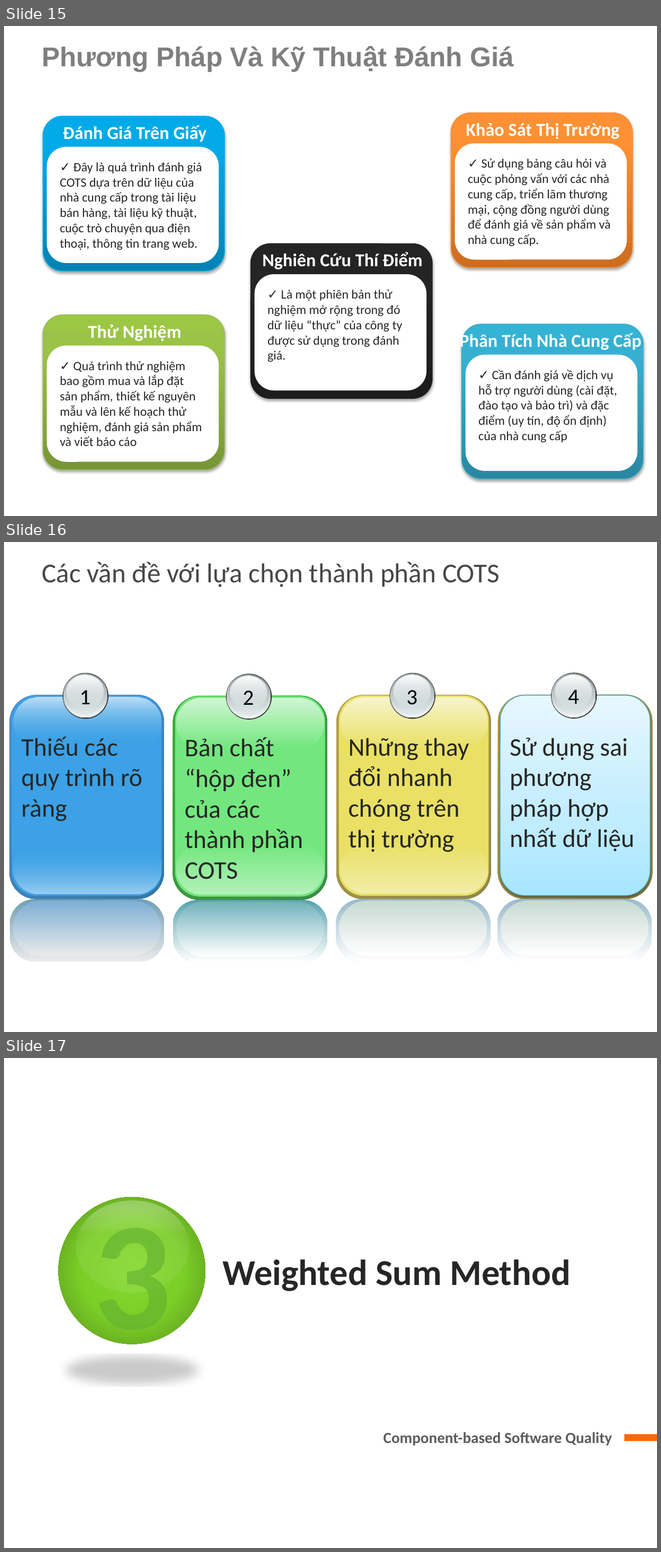
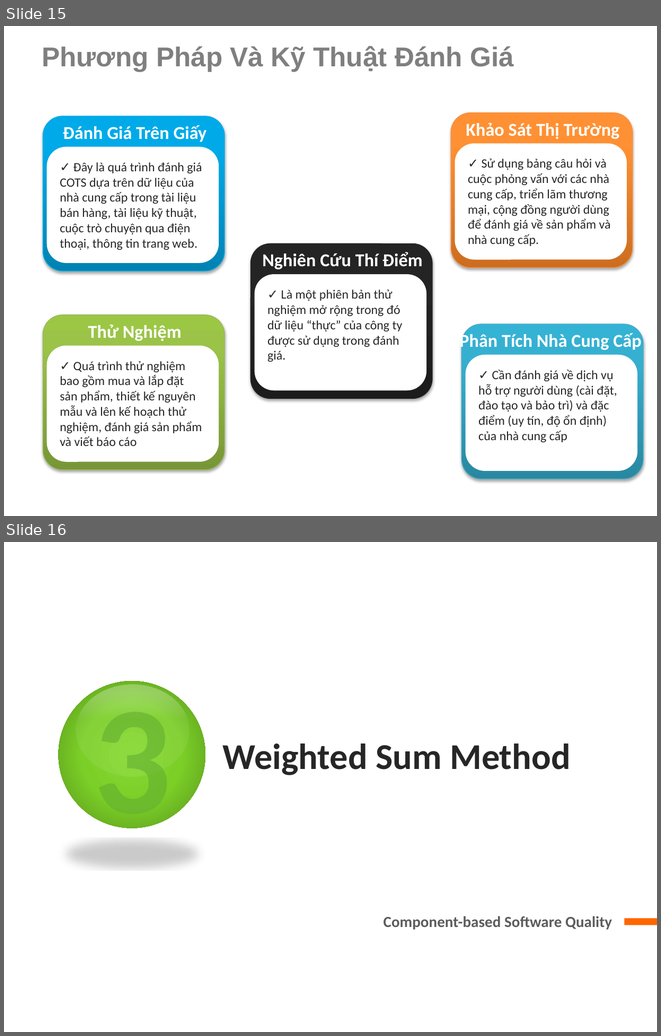
Before and after one commit to truongvanhau911995/PackHangSeo, a slide deck: slide_mugen.pptx. Shown one above the other, each under a label of ours: slides 15, 16 and 17 before the commit, slides 15 and 16 after it. The pictures are 661x1552 and 661x1036 pixels, drawn with LibreOffice and Linux fonts; fonts in the diff are those of the drawing; background and template pictures are left out. Boxes give left, top, right and bottom in pixels: in the first picture for what was removed or moved away, otherwise in the second. Text is boxed around its words. In the diff, an @@ line names an element or a change of style, - is before the commit and + after.

```diff
--- a/slide_mugen.pptx
+++ b/slide_mugen.pptx
@@ slide 16 removed at box(4, 542, 657, 1032), background picture (left out) @@
@@ title removed at box(42, 562, 500, 587) @@
-Các vần đề với lựa chọn thành phần COTS
@@ group removed at box(9, 672, 165, 961): 6 rounded rectangles, 5 ellipses, 2 texts @@
-1
-Thiếu các quy trình rõ ràng
@@ group removed at box(173, 674, 328, 962): 6 rounded rectangles, 5 ellipses, 2 texts @@
-2
-Bản chất “hộp đen” của các thành phần COTS
@@ group removed at box(336, 672, 491, 961): 6 rounded rectangles, 5 ellipses, 2 texts @@
-3
-Những thay đổi nhanh chóng trên thị trường
@@ group removed at box(497, 672, 652, 961): 5 ellipses, 4 rounded rectangles, 2 texts @@
-4
-Sử dụng sai phương pháp hợp nhất dữ liệu
@@ what was slide 17 is now slide 16 @@
```
Also in this commit, not shown: 1 other file.
